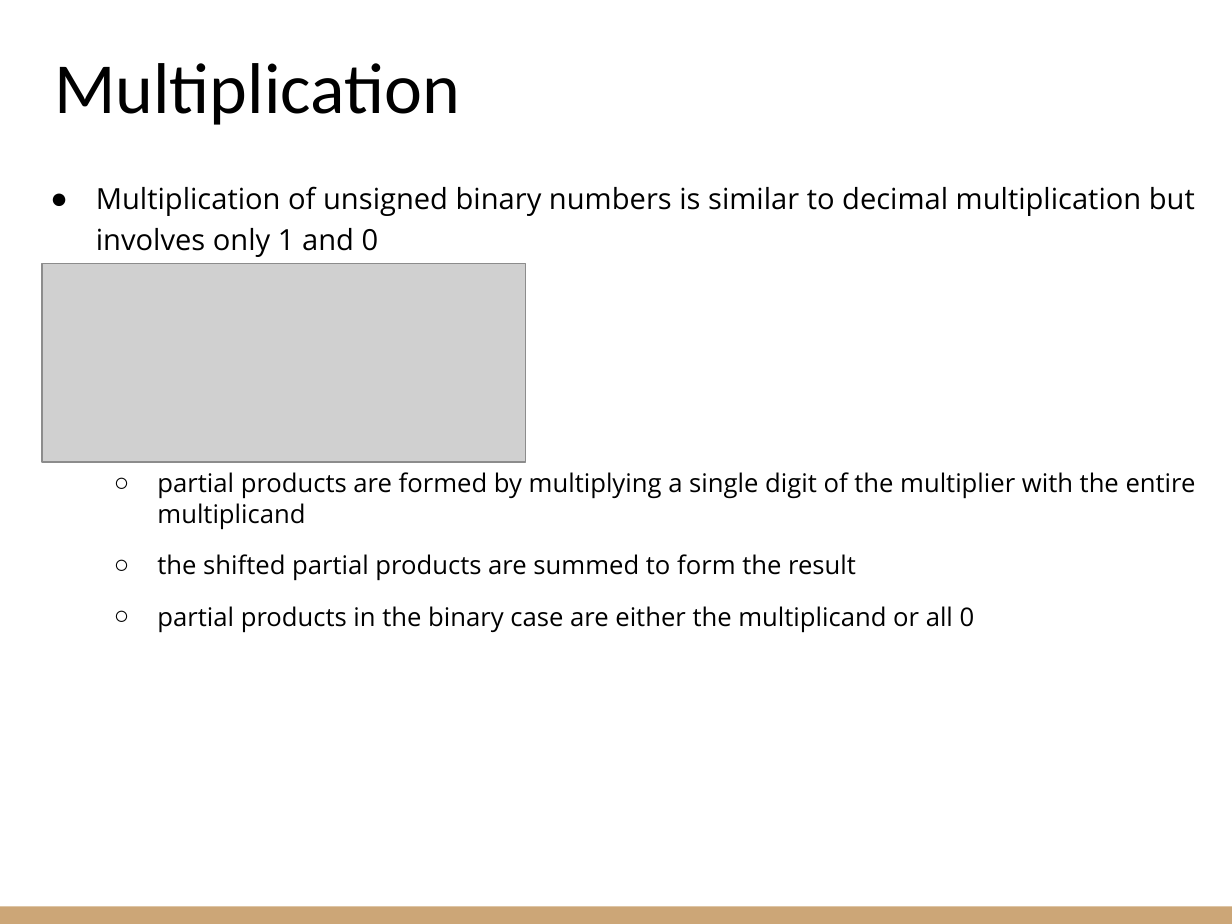
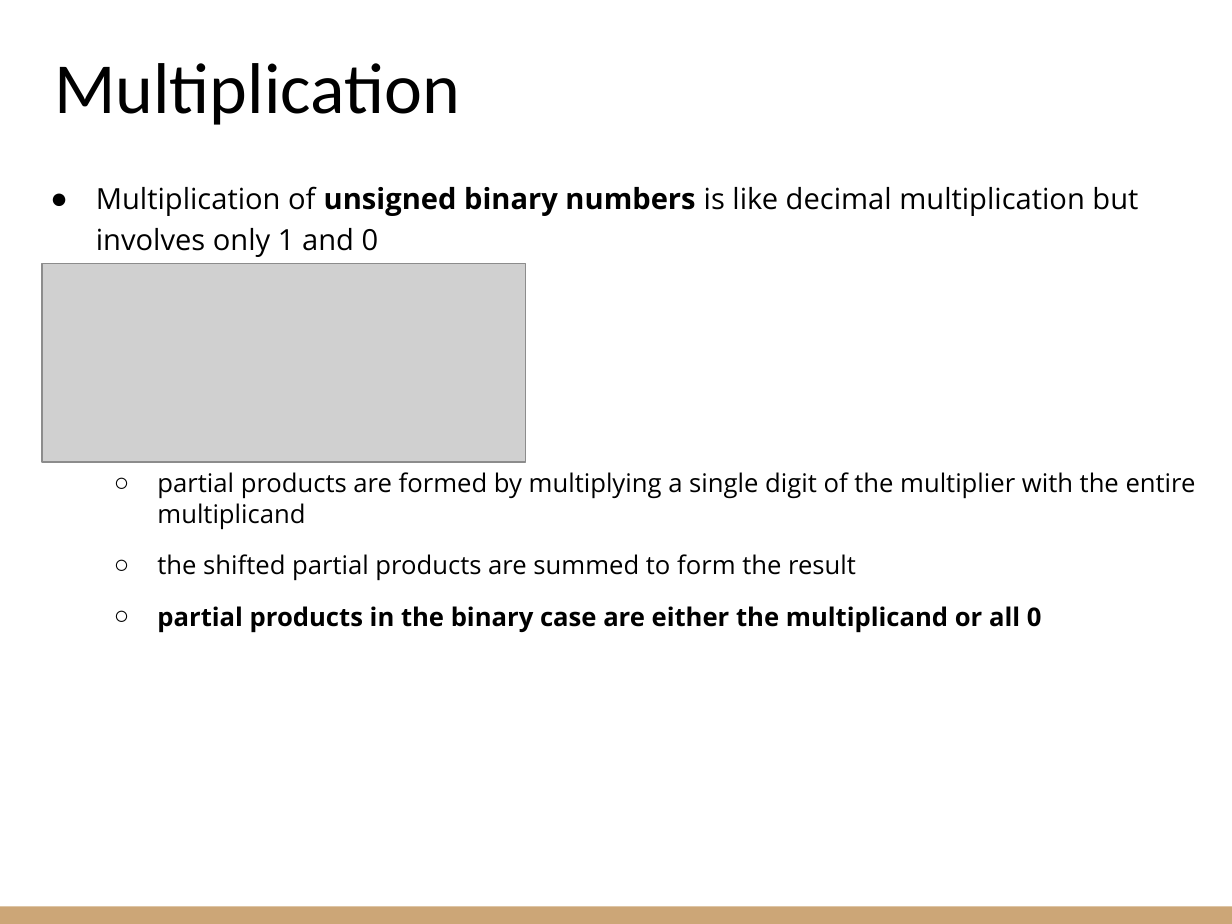
Before and after one commit to riccardoberta/esd, a slide deck: slide 17 of 02 - Number Systems.pptx. Drawn at 1232x924 pixels with LibreOffice and Linux fonts; fonts in the diff are those of the drawing; grey boxes stand for pictures. Boxes give left, top, right and bottom in pixels: in the first picture for what was removed or moved away, otherwise in the second. Text is boxed around its words. In the diff, an @@ line names an element or a change of style, - is before the commit and + after.

```diff
--- a/02 - Number Systems.pptx
+++ b/02 - Number Systems.pptx
@@ text at (x1=96, y1=186, x2=1138, y2=257): text changed @@
-● Multiplication of unsigned binary numbers is similar to decimal multiplication but involves only 1 and 0
+● Multiplication of unsigned binary numbers is like decimal multiplication but involves only 1 and 0
@@ text at (x1=157, y1=606, x2=1042, y2=633): bold on in "partial products in the binary case are ..." @@
```
Also in this commit, not shown: 15 other slides changed, 20 other files.
